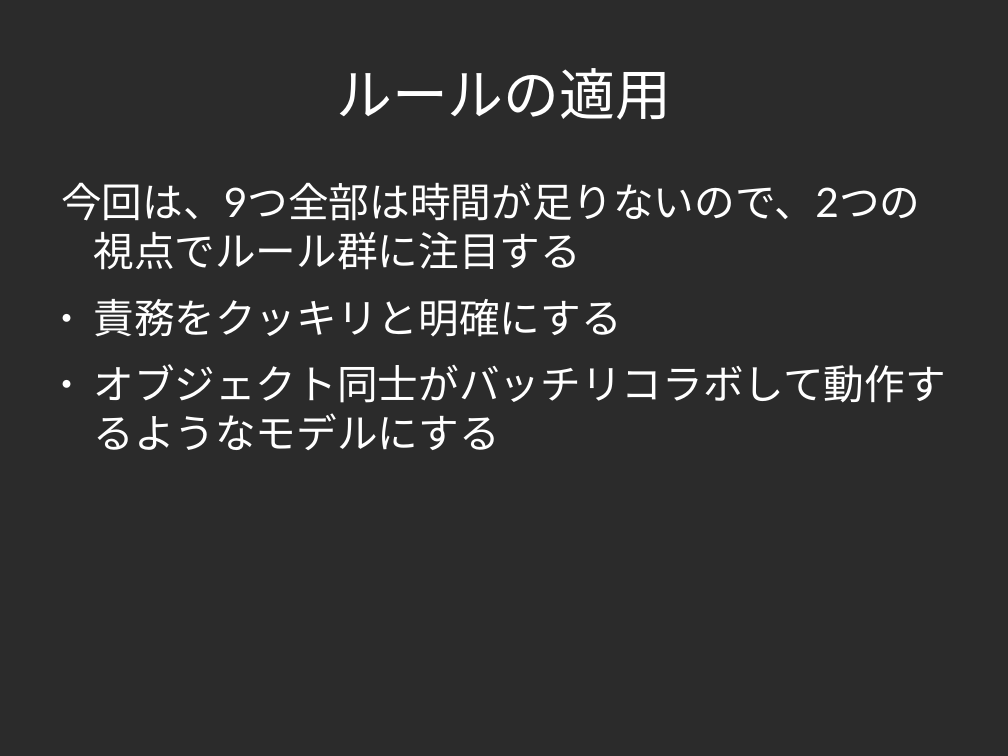
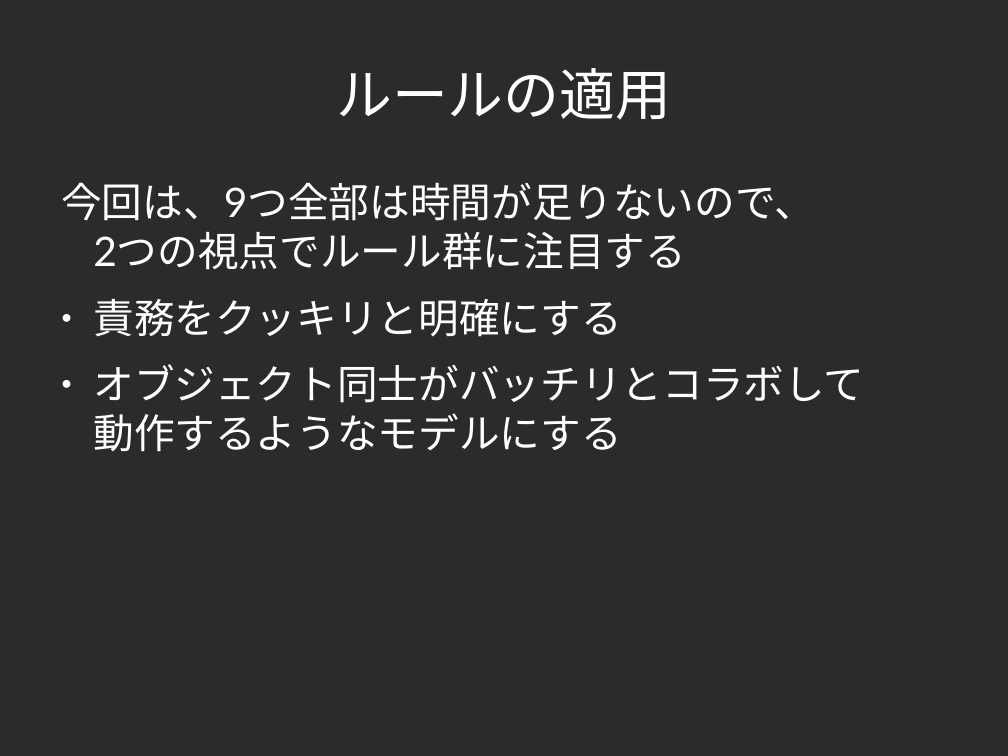
Before and after one commit to yojik/yojik-lib, a slide deck: slide 43 of 2009devsumi/oo_exercise/doc/devsum.odp. Drawn at 1008x756 pixels with LibreOffice and Linux fonts; fonts in the diff are those of the drawing; background and template pictures are left out; a plain dark background stands for a picture behind light text. Boxes give left, top, right and bottom in pixels: in the first picture for what was removed or moved away, otherwise in the second. Text is boxed around its words. In the diff, an @@ line names an element or a change of style, - is before the commit and + after.

```diff
--- a/2009devsumi/oo_exercise/doc/devsum.odp
+++ b/2009devsumi/oo_exercise/doc/devsum.odp
@@ text at (61,182,815,270): spaces changed @@
-今回は、9つ全部は時間が足りないので、2つの視点でルール群に注目する
+今回は、9つ全部は時間が足りないので、
+2つの視点でルール群に注目する
@@ text at (93,364,864,452): text changed @@
-● オブジェクト同士がバッチリコラボして動作するようなモデルにする
+● オブジェクト同士がバッチリとコラボして
+  動作するようなモデルにする
```
Also in this commit, not shown: 46 other slides changed.
